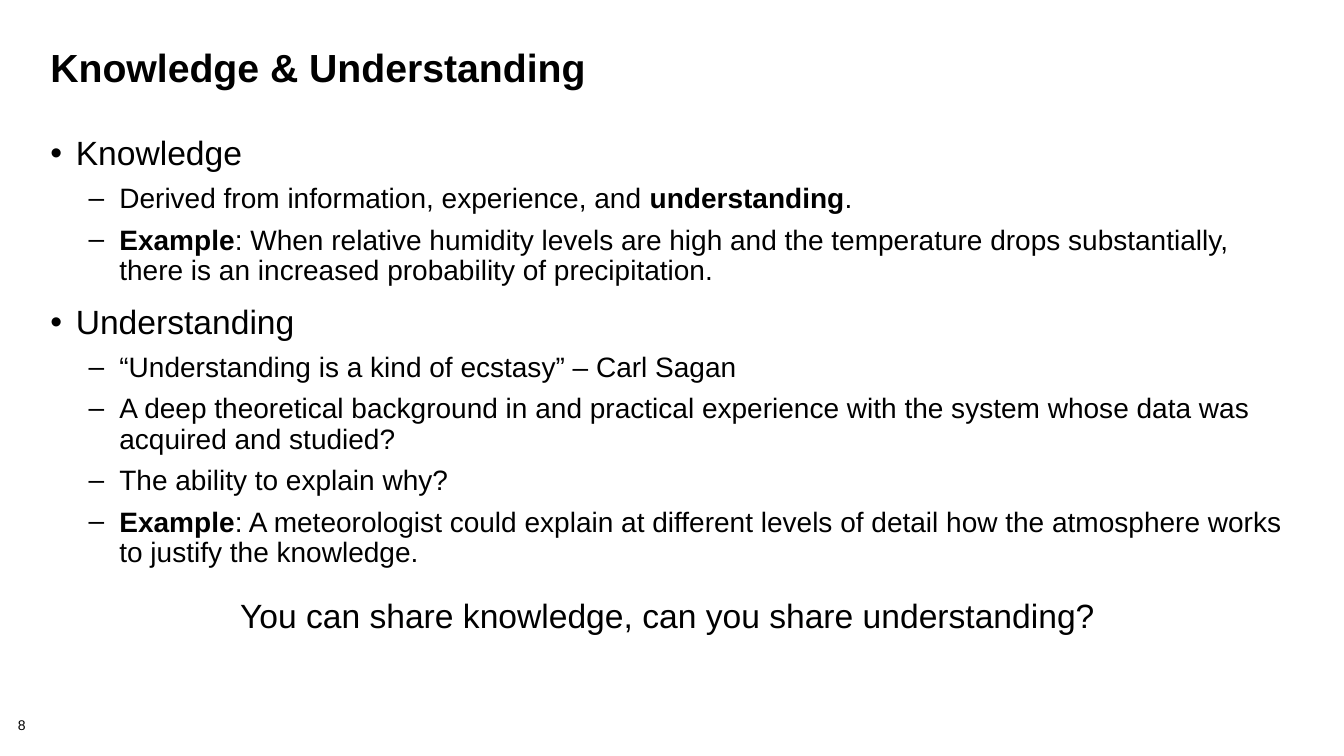
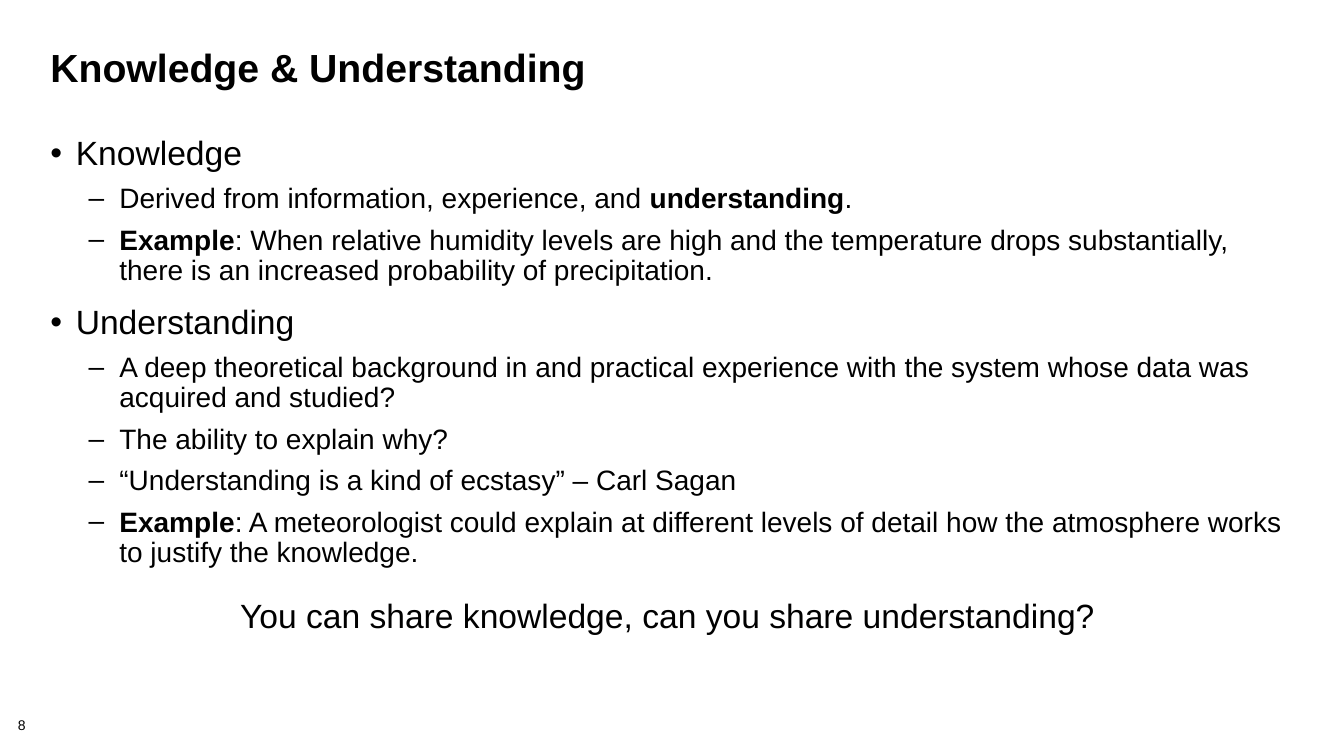
Before and after one commit to bssw-tutorial/presentations, a slide deck: slide 8 of lab-notebooks.pptx. Drawn at 1344x756 pixels with LibreOffice and Linux fonts; fonts in the diff are those of the drawing; background and template pictures are left out. Boxes give left, top, right and bottom in pixels: in the first picture for what was removed or moved away, otherwise in the second. Text is boxed around its words. In the diff, an @@ line names an element or a change of style, - is before the commit and + after.

```diff
--- a/lab-notebooks.pptx
+++ b/lab-notebooks.pptx
@@ text at box(119, 356, 736, 382): paragraph removed @@
-  – “Understanding is a kind of ecstasy” – Carl Sagan
@@ text at box(119, 469, 736, 495): paragraph added @@
+  – “Understanding is a kind of ecstasy” – Carl Sagan
```
Also in this commit, not shown: 4 other slides changed.
